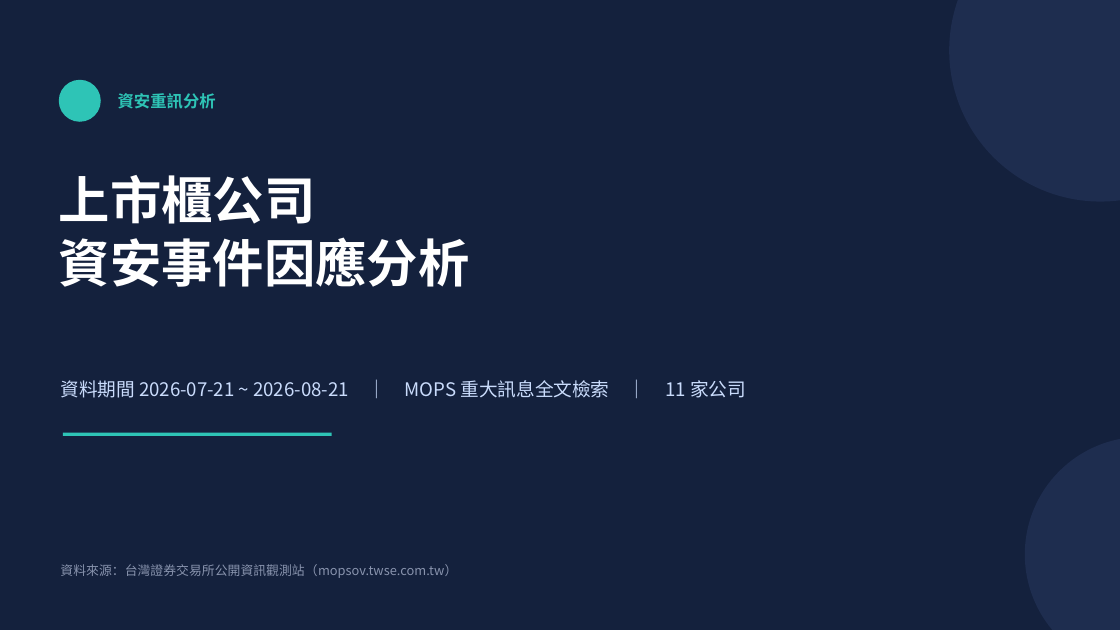
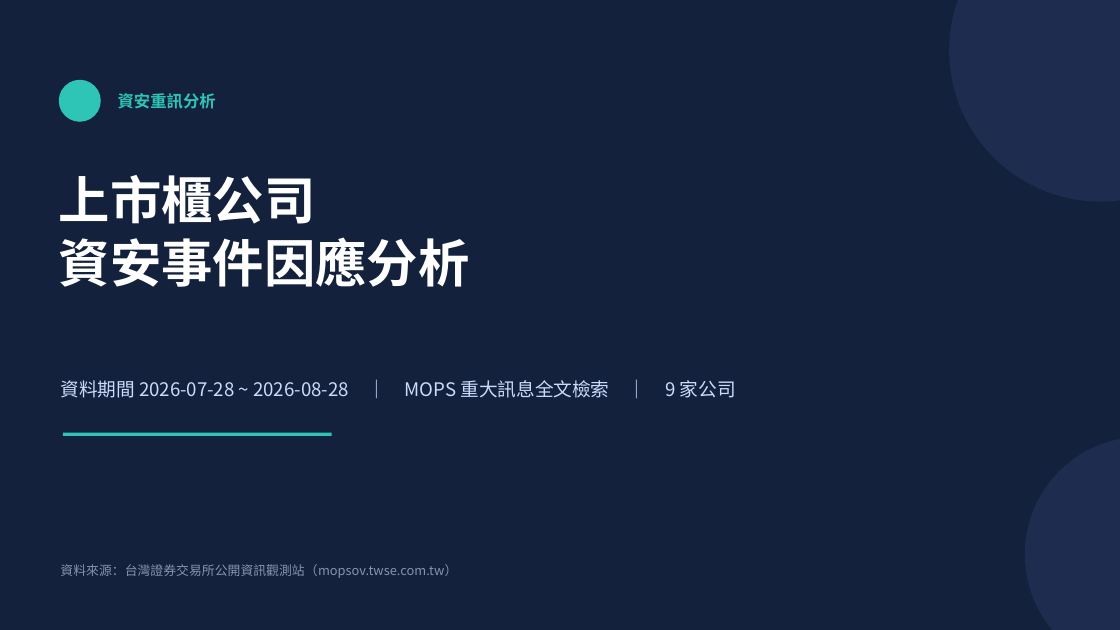
Before and after one commit to Johnnylin77/mops-isec-monitor, a slide deck: slide 1 of 資安事件因應分析.pptx. Drawn at 1120x630 pixels with LibreOffice and Linux fonts; fonts in the diff are those of the drawing. Boxes give left, top, right and bottom in pixels: in the first picture for what was removed or moved away, otherwise in the second. Text is boxed around its words. In the diff, an @@ line names an element or a change of style, - is before the commit and + after.

Commit message:
MOPS report: 2026-08-28

```diff
--- a/資安事件因應分析.pptx
+++ b/資安事件因應分析.pptx
@@ text at (x1=60, y1=380, x2=736, y2=398): text changed @@
-資料期間 2026-07-21 ~ 2026-08-21 ｜ MOPS 重大訊息全文檢索 ｜ 11 家公司
+資料期間 2026-07-28 ~ 2026-08-28 ｜ MOPS 重大訊息全文檢索 ｜ 9 家公司
```
Also in this commit, not shown: 4 other slides changed, 2 other files.
